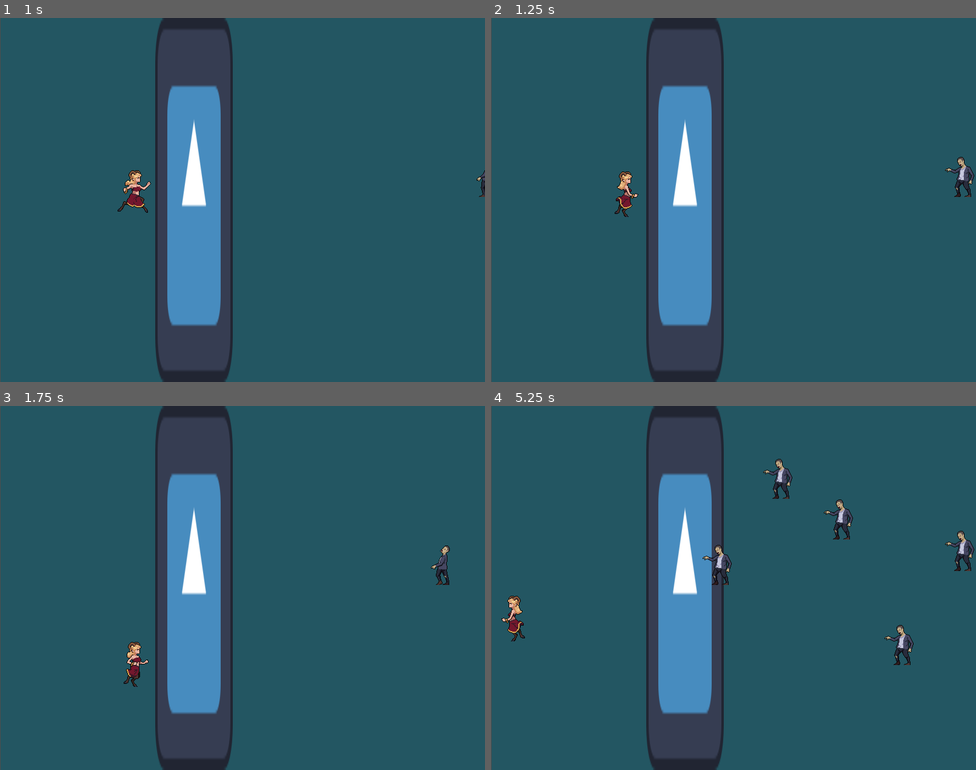
Above: before the commit, frames 1-4 (two rows, left to right).
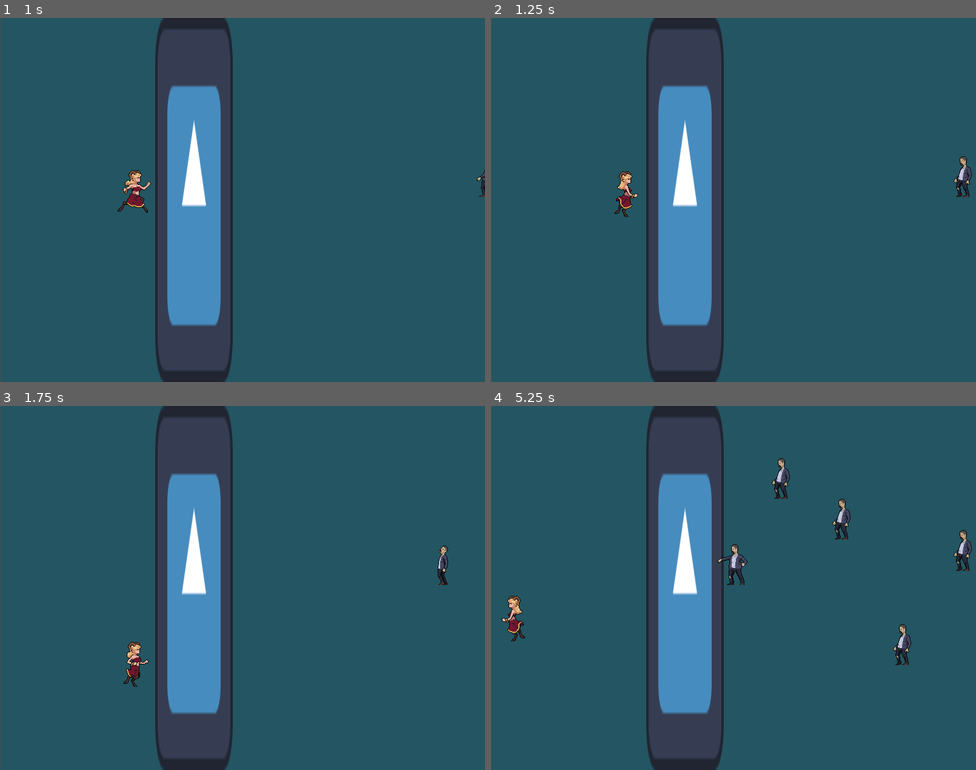
Above: after the commit, the same moments.

Repository: arko-poet/godot-games
Game: Godot game, scene res://main.tscn
Same seed, same stepped clock (60 frames per second), same inputs: the game is played once before the commit and once after it. The engine's default icon, where the game draws it, is replaced by a stand-in: a white triangle on a blue panel in a dark square.
Inputs:
- Up to frame 1 (1 s): hold D (move_right) from 0.53 s (still down)
- Up to frame 2 (1.25 s): keep holding D (move_right)
- Up to frame 3 (1.75 s): release D (move_right) at 1.28 s; hold S (move_down) from 1.28 s (still down)
- Up to frame 4 (5.25 s): release S (move_down) at 2.03 s; hold D (move_right) 2.03-2.78 s; hold W (move_up) 2.78-3.53 s; hold A (move_left) 3.53-5.03 s; hold S (move_down) from 5.03 s (still down)

Frame 1 is identical in both runs. In frame 2, 0.2% of the frame differs, in the area x 93-100%, y 38-50%; in frame 3, 0.2%; in frame 4, 1.3%, in the area x 43-100%, y 14-72%.

Commit message:
feat: zombies attack barricade

Diff:
--- a/last_stand/zombie.gd
+++ b/last_stand/zombie.gd
@@ -1,5 +1,5 @@
 class_name Zombie
-extends StaticBody2D
+extends CharacterBody2D
 
 const ZOMBIE_SPEED := 100
 
@@ -8,5 +8,6 @@
 
 # Called every frame. 'delta' is the elapsed time since the previous frame.
 func _physics_process(delta: float) -> void:
-	var velocity := Vector2(-1, 0).normalized() * ZOMBIE_SPEED
-	position += velocity * delta
+	velocity = Vector2(-1, 0).normalized() * ZOMBIE_SPEED
+	if move_and_slide():
+		$Sprite.animation = "attack"
--- a/last_stand/zombie.tscn
+++ b/last_stand/zombie.tscn
@@ -2,9 +2,30 @@
 
 [ext_resource type="Script" uid="uid://cw1jisn8kbi4i" path="res://zombie.gd" id="1_roy8y"]
 [ext_resource type="Texture2D" uid="uid://5lpsdrcwjgbk" path="res://sprites/zombie/Zombie_1/Walk.png" id="1_uiaus"]
+[ext_resource type="Texture2D" uid="uid://bnvwk4qfebumw" path="res://sprites/zombie/Zombie_1/Attack.png" id="2_jmu02"]
 
 [sub_resource type="RectangleShape2D" id="RectangleShape2D_roy8y"]
 size = Vector2(24, 64)
+
+[sub_resource type="AtlasTexture" id="AtlasTexture_dcb2u"]
+atlas = ExtResource("2_jmu02")
+region = Rect2(0, 0, 128, 128)
+
+[sub_resource type="AtlasTexture" id="AtlasTexture_5vm0g"]
+atlas = ExtResource("2_jmu02")
+region = Rect2(128, 0, 128, 128)
+
+[sub_resource type="AtlasTexture" id="AtlasTexture_fpxwj"]
+atlas = ExtResource("2_jmu02")
+region = Rect2(256, 0, 128, 128)
+
+[sub_resource type="AtlasTexture" id="AtlasTexture_yo31b"]
+atlas = ExtResource("2_jmu02")
+region = Rect2(384, 0, 128, 128)
+
+[sub_resource type="AtlasTexture" id="AtlasTexture_kdvb4"]
+atlas = ExtResource("2_jmu02")
+region = Rect2(512, 0, 128, 128)
 
 [sub_resource type="AtlasTexture" id="AtlasTexture_jmu02"]
 atlas = ExtResource("1_uiaus")
@@ -48,9 +69,24 @@
 
 [sub_resource type="SpriteFrames" id="SpriteFrames_dcb2u"]
 animations = [{
-"frames": [],
+"frames": [{
+"duration": 1.0,
+"texture": SubResource("AtlasTexture_dcb2u")
+}, {
+"duration": 1.0,
+"texture": SubResource("AtlasTexture_5vm0g")
+}, {
+"duration": 1.0,
+"texture": SubResource("AtlasTexture_fpxwj")
+}, {
+"duration": 1.0,
+"texture": SubResource("AtlasTexture_yo31b")
+}, {
+"duration": 1.0,
+"texture": SubResource("AtlasTexture_kdvb4")
+}],
 "loop": true,
-"name": &"default",
+"name": &"attack",
 "speed": 5.0
 }, {
 "frames": [{
@@ -89,7 +125,7 @@
 "speed": 10.0
 }]
 
-[node name="Zombie" type="StaticBody2D" unique_id=1371934403]
+[node name="Zombie" type="CharacterBody2D" unique_id=1127369954]
 collision_layer = 4
 collision_mask = 2
 script = ExtResource("1_roy8y")
@@ -100,7 +136,6 @@
 
 [node name="Sprite" type="AnimatedSprite2D" parent="." unique_id=1638596850]
 sprite_frames = SubResource("SpriteFrames_dcb2u")
-animation = &"walk"
+animation = &"attack"
 autoplay = "walk"
-frame_progress = 0.74660116
 metadata/_edit_lock_ = true
